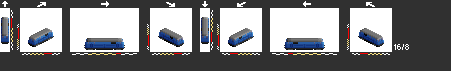
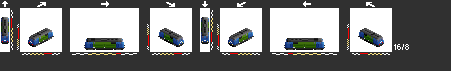
The second w=451, h=71 image is a revision of the first. Changes to its layers:
showed "Layer 1" over [2, 41, 383, 45]
showed "dark roof" over [2, 17, 383, 42]
showed "logo" over [4, 38, 382, 48]
added layer "dsb 72/86" above "Layer 4" over [1, 18, 383, 48]
painted on "Layer 4" over [36, 35, 376, 46]
